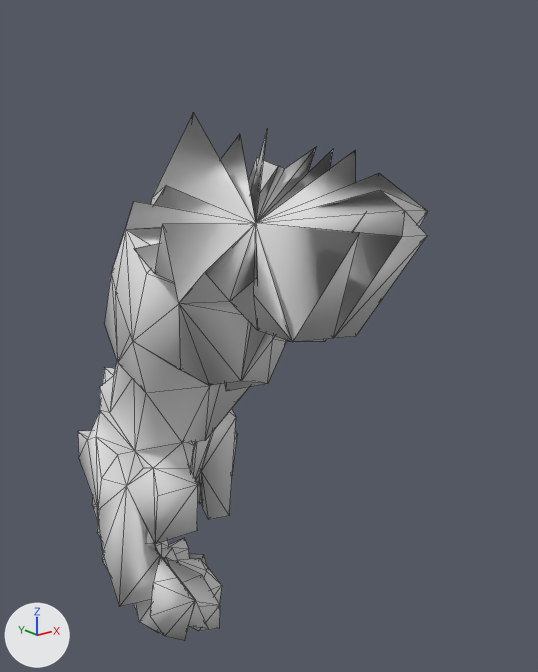
An edit to the OBJ model src/main/resources/assets/kn8/meshes/kaiju_no10_small/forearm_left.obj, drawn before and after from the same camera.
The view is the same before and after, from a camera (50 mm lens) standing at (-1.403, -0.905, 2.424) and looking at (-0.731, -0.065, 2.088). Arrows for +X, +Y and +Z are at lower left; the lights stay in place. The picture after the commit comes second. Mesh edges are drawn as thin lines. Where no turn or scale is listed for an object, it has been applied to the vertices. Vertices at exactly the same position are counted once.

In view in the first picture: 'forearm_left'.
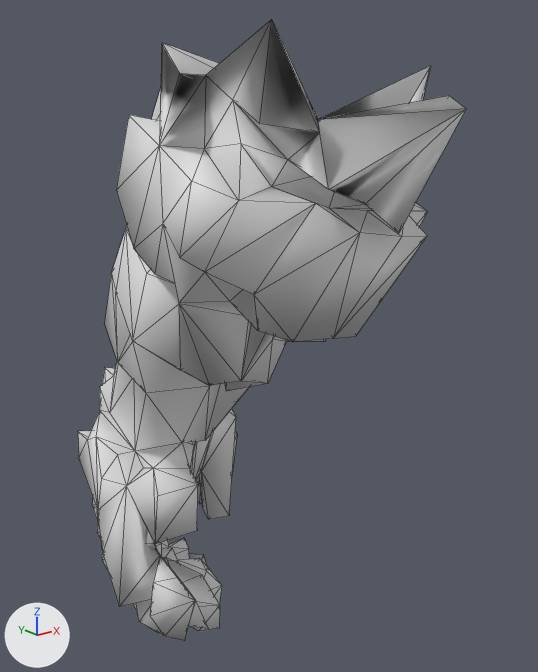
What differs and where, as boxes (x1, y1, x2, y2) in the pictures (538 x 672 px):
'forearm_left', reshaped (11% wider, 18% taller)
    before: (78, 112, 427, 641)
    after: (78, 19, 466, 641)
part 1 of me_forearm_left, built on
    before: (126, 112, 427, 342)
    after: (116, 19, 466, 342)

Edits to the bpy script that builds the scene:
```text
Change me_forearm_left:
    used by ob_forearm_left; location = (0.0, 0.0, 0.0)
    remove me_forearm_left.from_pydata(...)  # 288 vertices, 588 faces; spans x -0.965..-0.58, y -0.334..0.277, z 1.472..2.411
    add me_forearm_left.from_pydata(...)  # 339 vertices, 691 faces; spans x -0.974..-0.58, y -0.416..0.277, z 1.472..2.5
    me_forearm_left part 1
    1 vertex is removed from x -0.787, y -0.106, z 2.268
    39 faces are deleted
    52 vertices are added at x -0.974..-0.628, y -0.416..0.017, z 2.261..2.5
    142 new faces join them
```
